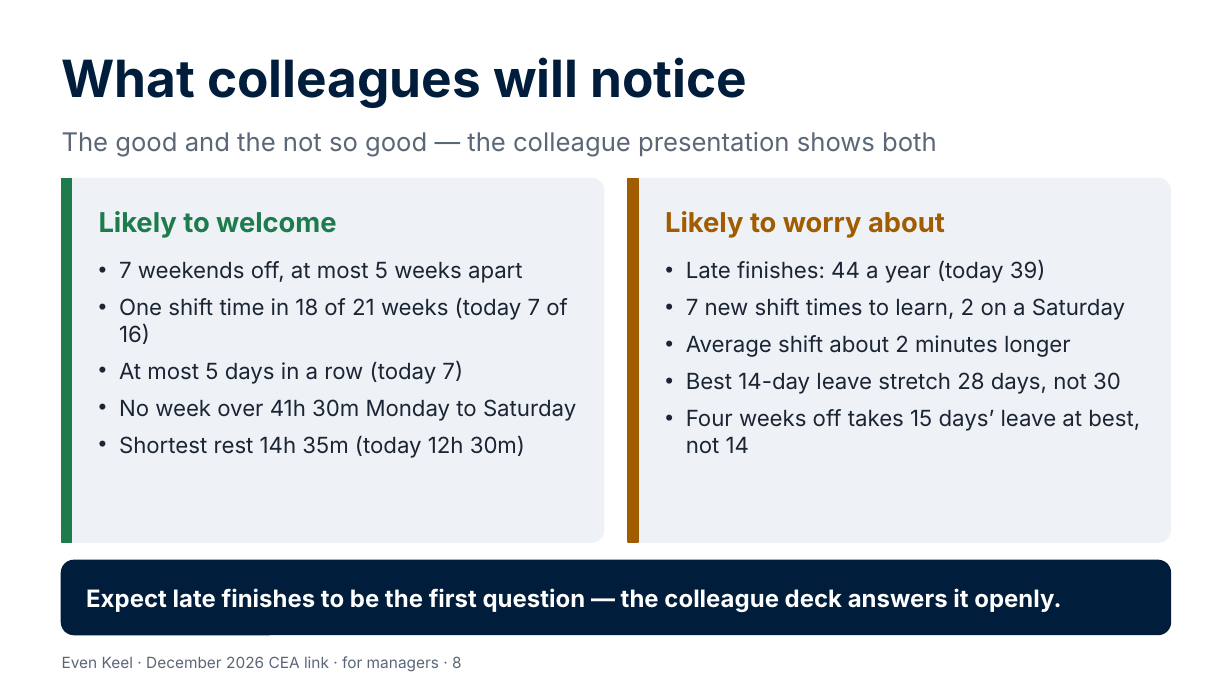
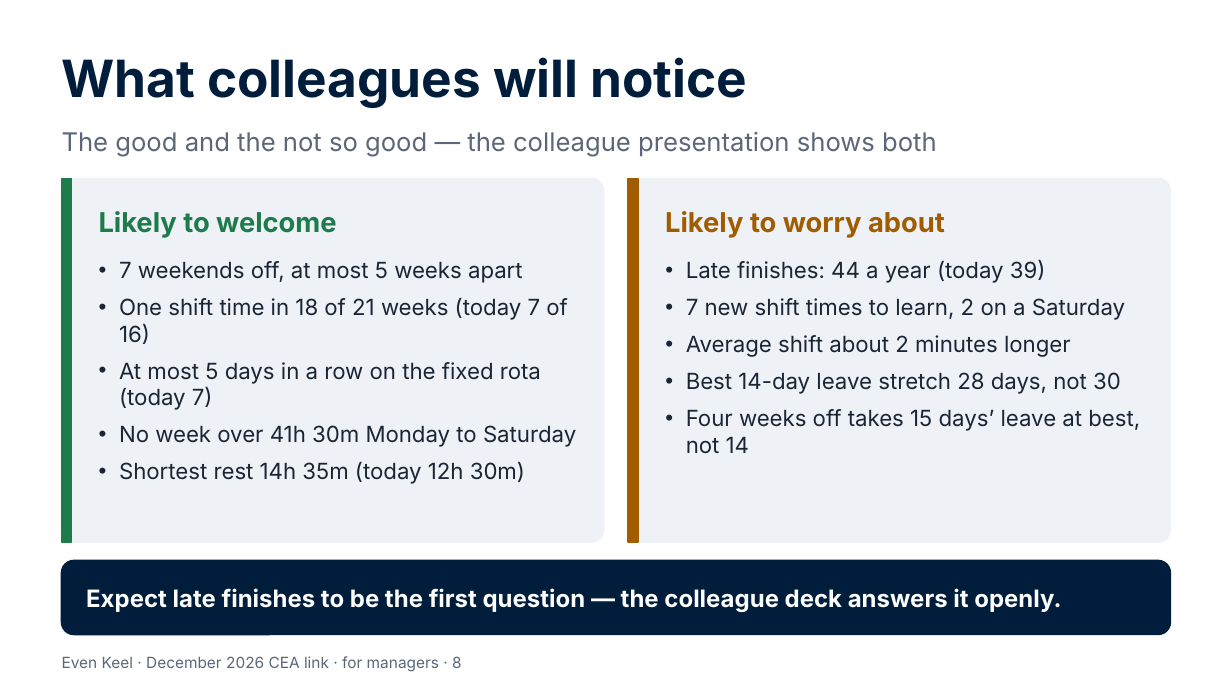
Before and after one commit to Garethdavidmiller/roster-app, a slide deck: slide 8 of docs/links-26/presentations/Even-Keel-for-managers.pptx. Drawn at 1232x693 pixels with LibreOffice and Linux fonts; fonts in the diff are those of the drawing. Boxes give left, top, right and bottom in pixels: in the first picture for what was removed or moved away, otherwise in the second. Text is boxed around its words. In the diff, an @@ line names an element or a change of style, - is before the commit and + after.

```diff
--- a/docs/links-26/presentations/Even-Keel-for-managers.pptx
+++ b/docs/links-26/presentations/Even-Keel-for-managers.pptx
@@ text at (119, 362, 541, 410): text changed @@
-• At most 5 days in a row (today 7)
+• At most 5 days in a row on the fixed rota (today 7)
```
Also in this commit, not shown: 19 other files.
